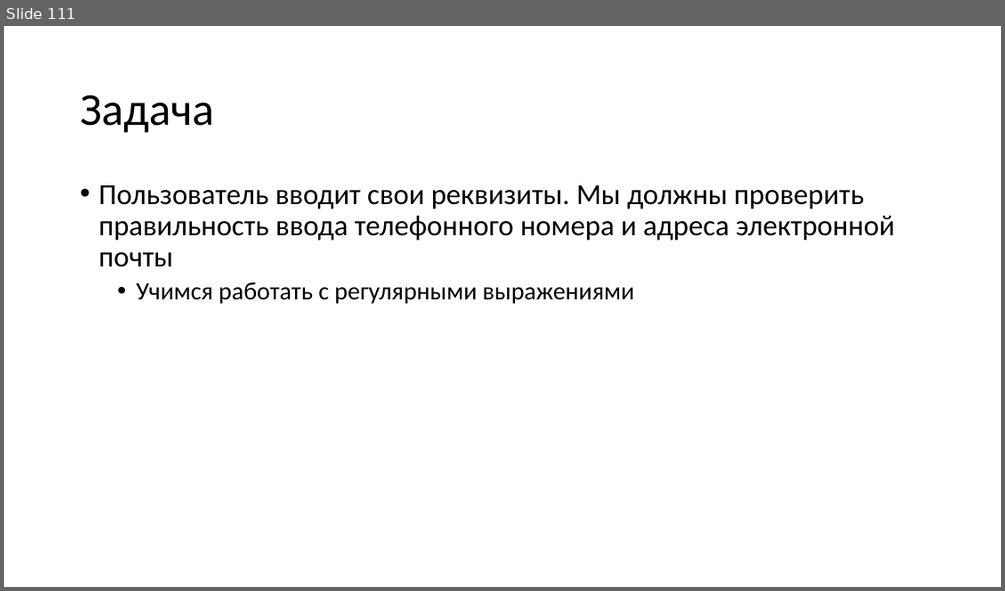
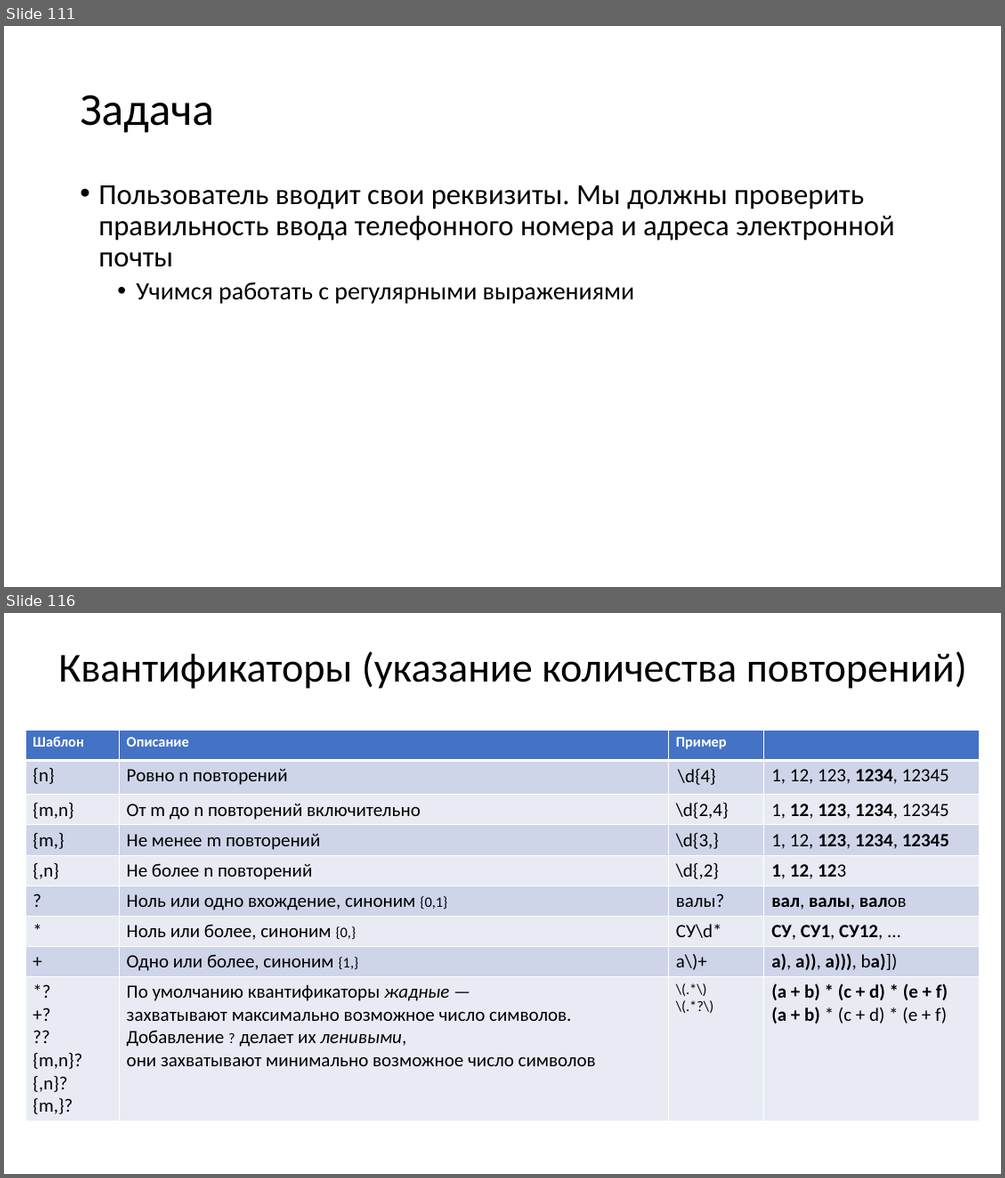
Before and after one commit to paveltsytovich/telegram-course, a slide deck: Presentation/Разработка ботов для телеграмм на Python.pptx. Shown one above the other, each under a label of ours: slide 111 before the commit, slides 111 and 116 after it; the slides between them are not shown. The pictures are 1005x591 and 1005x1178 pixels, drawn with LibreOffice and Linux fonts; fonts in the diff are those of the drawing. Boxes give left, top, right and bottom in pixels: in the first picture for what was removed or moved away, otherwise in the second. Text is boxed around its words. In the diff, an @@ line names an element or a change of style, - is before the commit and + after.

```diff
--- a/Presentation/Разработка ботов для телеграмм на Python.pptx
+++ b/Presentation/Разработка ботов для телеграмм на Python.pptx
@@ slide 116 added at [4,613,1001,1174], background #FFFFFF @@
@@ title added at [58,651,967,689], 39.6 pt, text #000000 @@
+Квантификаторы (указание количества повторений)
@@ table added at [25,730,979,1119], 9 rows, 4 columns @@
+Шаблон | Описание | Пример | 
+{n} | Ровно n повторений | \d{4} | 1, 12, 123, 1234, 12345
+{m,n} | От m до n повторений включительно | \d{2,4} | 1, 12, 123, 1234, 12345
+{m,} | Не менее m повторений | \d{3,} | 1, 12, 123, 1234, 12345
+{,n} | Не более n повторений | \d{,2} | 1, 12, 123
+? | Ноль или одно вхождение, синоним {0,1} | валы? | вал, валы, валов
+* | Ноль или более, синоним {0,} | СУ\d* | СУ, СУ1, СУ12, ...
++ | Одно или более, синоним {1,} | a\)+ | a), a)), a))), ba)])
+*? +? ?? {m,n}? {,n}? {m,}? | По умолчанию квантификаторы жадные — захватывают максимально возможное число символов. Добавление ? делает их ленивыми, они захватывают минимально возможное число символов | \(.*\) \(.*?\) | (a + b) * (c + d) * (e + f) (a + b) * (c + d) * (e + f)
```
Also in this commit, not shown: 11 other slides added, 1 other file.
